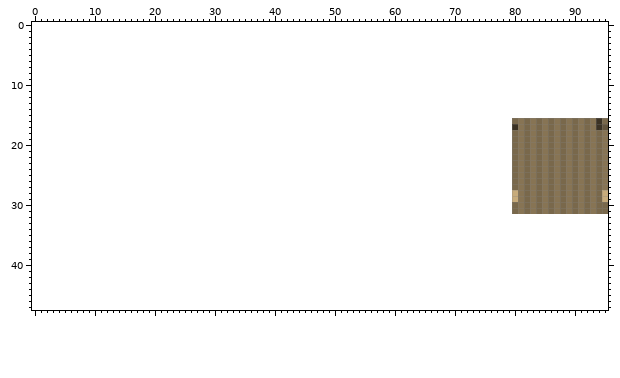
Two states of a sprite sheet, public/tiles/bridge/middle.png. That is the earlier state.
The file is 16x16 pixels. The old version is drawn lined up with the new one, on the new canvas.
The same view after the edit:
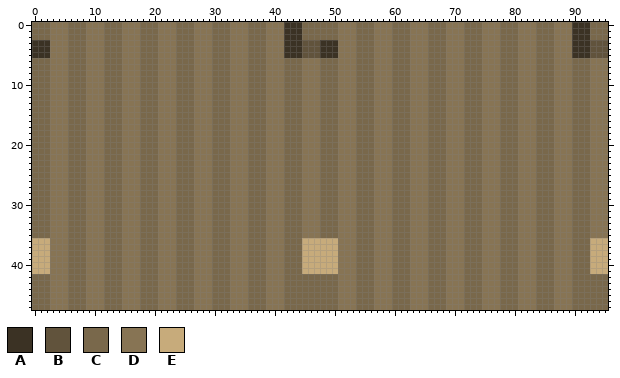
Palette (. is transparent): A #3b3224  B #61533c  C #79684b  D #877454  E #c7ab7b
Difference:
canvas 16x16 -> 96x48, the old top-left corner now at 80,16
Changed rows in their new state; - is an unchanged pixel.
first column x 0:
 0 CCCDDDCCCDDDCCCDDDCCCDDDCCCDDDCCCDDDCCCDDDAAACCCCCCDDDCCCDDDCCCDDDCCCDDDCCCDDDCCCDDDCCCDDDAAACCC
 1 CCCDDDCCCDDDCCCDDDCCCDDDCCCDDDCCCDDDCCCDDDAAACCCCCCDDDCCCDDDCCCDDDCCCDDDCCCDDDCCCDDDCCCDDDAAACCC
 2 CCCDDDCCCDDDCCCDDDCCCDDDCCCDDDCCCDDDCCCDDDAAACCCCCCDDDCCCDDDCCCDDDCCCDDDCCCDDDCCCDDDCCCDDDAAACCC
 3 AAADDDCCCDDDCCCDDDCCCDDDCCCDDDCCCDDDCCCDDDAAABBBAAADDDCCCDDDCCCDDDCCCDDDCCCDDDCCCDDDCCCDDDAAABBB
 4 AAADDDCCCDDDCCCDDDCCCDDDCCCDDDCCCDDDCCCDDDAAABBBAAADDDCCCDDDCCCDDDCCCDDDCCCDDDCCCDDDCCCDDDAAABBB
 5 AAADDDCCCDDDCCCDDDCCCDDDCCCDDDCCCDDDCCCDDDAAABBBAAADDDCCCDDDCCCDDDCCCDDDCCCDDDCCCDDDCCCDDDAAABBB
 6 CCCDDDCCCDDDCCCDDDCCCDDDCCCDDDCCCDDDCCCDDDCCCDDDCCCDDDCCCDDDCCCDDDCCCDDDCCCDDDCCCDDDCCCDDDCCCDDD
 7 CCCDDDCCCDDDCCCDDDCCCDDDCCCDDDCCCDDDCCCDDDCCCDDDCCCDDDCCCDDDCCCDDDCCCDDDCCCDDDCCCDDDCCCDDDCCCDDD
 8 CCCDDDCCCDDDCCCDDDCCCDDDCCCDDDCCCDDDCCCDDDCCCDDDCCCDDDCCCDDDCCCDDDCCCDDDCCCDDDCCCDDDCCCDDDCCCDDD
 9 CCCDDDCCCDDDCCCDDDCCCDDDCCCDDDCCCDDDCCCDDDCCCDDDCCCDDDCCCDDDCCCDDDCCCDDDCCCDDDCCCDDDCCCDDDCCCDDD
10 CCCDDDCCCDDDCCCDDDCCCDDDCCCDDDCCCDDDCCCDDDCCCDDDCCCDDDCCCDDDCCCDDDCCCDDDCCCDDDCCCDDDCCCDDDCCCDDD
11 CCCDDDCCCDDDCCCDDDCCCDDDCCCDDDCCCDDDCCCDDDCCCDDDCCCDDDCCCDDDCCCDDDCCCDDDCCCDDDCCCDDDCCCDDDCCCDDD
12 CCCDDDCCCDDDCCCDDDCCCDDDCCCDDDCCCDDDCCCDDDCCCDDDCCCDDDCCCDDDCCCDDDCCCDDDCCCDDDCCCDDDCCCDDDCCCDDD
13 CCCDDDCCCDDDCCCDDDCCCDDDCCCDDDCCCDDDCCCDDDCCCDDDCCCDDDCCCDDDCCCDDDCCCDDDCCCDDDCCCDDDCCCDDDCCCDDD
14 CCCDDDCCCDDDCCCDDDCCCDDDCCCDDDCCCDDDCCCDDDCCCDDDCCCDDDCCCDDDCCCDDDCCCDDDCCCDDDCCCDDDCCCDDDCCCDDD
15 CCCDDDCCCDDDCCCDDDCCCDDDCCCDDDCCCDDDCCCDDDCCCDDDCCCDDDCCCDDDCCCDDDCCCDDDCCCDDDCCCDDDCCCDDDCCCDDD
16 CCCDDDCCCDDDCCCDDDCCCDDDCCCDDDCCCDDDCCCDDDCCCDDDCCCDDDCCCDDDCCCDDDCCCDDDCCCDDDCC--D--C--D--C--DD
17 CCCDDDCCCDDDCCCDDDCCCDDDCCCDDDCCCDDDCCCDDDCCCDDDCCCDDDCCCDDDCCCDDDCCCDDDCCCDDDCCC-D--C--D--C--DD
18 CCCDDDCCCDDDCCCDDDCCCDDDCCCDDDCCCDDDCCCDDDCCCDDDCCCDDDCCCDDDCCCDDDCCCDDDCCCDDDCC--D--C--D--C--D-
19 CCCDDDCCCDDDCCCDDDCCCDDDCCCDDDCCCDDDCCCDDDCCCDDDCCCDDDCCCDDDCCCDDDCCCDDDCCCDDDCC--D--C--D--C--D-
20 CCCDDDCCCDDDCCCDDDCCCDDDCCCDDDCCCDDDCCCDDDCCCDDDCCCDDDCCCDDDCCCDDDCCCDDDCCCDDDCC--D--C--D--C--D-
21 CCCDDDCCCDDDCCCDDDCCCDDDCCCDDDCCCDDDCCCDDDCCCDDDCCCDDDCCCDDDCCCDDDCCCDDDCCCDDDCC--D--C--D--C--D-
22 CCCDDDCCCDDDCCCDDDCCCDDDCCCDDDCCCDDDCCCDDDCCCDDDCCCDDDCCCDDDCCCDDDCCCDDDCCCDDDCC--D--C--D--C--D-
23 CCCDDDCCCDDDCCCDDDCCCDDDCCCDDDCCCDDDCCCDDDCCCDDDCCCDDDCCCDDDCCCDDDCCCDDDCCCDDDCC--D--C--D--C--D-
24 CCCDDDCCCDDDCCCDDDCCCDDDCCCDDDCCCDDDCCCDDDCCCDDDCCCDDDCCCDDDCCCDDDCCCDDDCCCDDDCC--D--C--D--C--D-
25 CCCDDDCCCDDDCCCDDDCCCDDDCCCDDDCCCDDDCCCDDDCCCDDDCCCDDDCCCDDDCCCDDDCCCDDDCCCDDDCC--D--C--D--C--D-
26 CCCDDDCCCDDDCCCDDDCCCDDDCCCDDDCCCDDDCCCDDDCCCDDDCCCDDDCCCDDDCCCDDDCCCDDDCCCDDDCC--D--C--D--C--D-
27 CCCDDDCCCDDDCCCDDDCCCDDDCCCDDDCCCDDDCCCDDDCCCDDDCCCDDDCCCDDDCCCDDDCCCDDDCCCDDDCC--D--C--D--C--D-
28 CCCDDDCCCDDDCCCDDDCCCDDDCCCDDDCCCDDDCCCDDDCCCDDDCCCDDDCCCDDDCCCDDDCCCDDDCCCDDDCCC-D--C--D--C--DD
29 CCCDDDCCCDDDCCCDDDCCCDDDCCCDDDCCCDDDCCCDDDCCCDDDCCCDDDCCCDDDCCCDDDCCCDDDCCCDDDCCC-D--C--D--C--DD
30 CCCDDDCCCDDDCCCDDDCCCDDDCCCDDDCCCDDDCCCDDDCCCDDDCCCDDDCCCDDDCCCDDDCCCDDDCCCDDDCC--D--C--D--C--DD
31 CCCDDDCCCDDDCCCDDDCCCDDDCCCDDDCCCDDDCCCDDDCCCDDDCCCDDDCCCDDDCCCDDDCCCDDDCCCDDDCC--D--C--D--C--DD
32 CCCDDDCCCDDDCCCDDDCCCDDDCCCDDDCCCDDDCCCDDDCCCDDDCCCDDDCCCDDDCCCDDDCCCDDDCCCDDDCCCDDDCCCDDDCCCDDD
33 CCCDDDCCCDDDCCCDDDCCCDDDCCCDDDCCCDDDCCCDDDCCCDDDCCCDDDCCCDDDCCCDDDCCCDDDCCCDDDCCCDDDCCCDDDCCCDDD
34 CCCDDDCCCDDDCCCDDDCCCDDDCCCDDDCCCDDDCCCDDDCCCDDDCCCDDDCCCDDDCCCDDDCCCDDDCCCDDDCCCDDDCCCDDDCCCDDD
35 CCCDDDCCCDDDCCCDDDCCCDDDCCCDDDCCCDDDCCCDDDCCCDDDCCCDDDCCCDDDCCCDDDCCCDDDCCCDDDCCCDDDCCCDDDCCCDDD
36 EEEDDDCCCDDDCCCDDDCCCDDDCCCDDDCCCDDDCCCDDDCCCEEEEEEDDDCCCDDDCCCDDDCCCDDDCCCDDDCCCDDDCCCDDDCCCEEE
37 EEEDDDCCCDDDCCCDDDCCCDDDCCCDDDCCCDDDCCCDDDCCCEEEEEEDDDCCCDDDCCCDDDCCCDDDCCCDDDCCCDDDCCCDDDCCCEEE
38 EEEDDDCCCDDDCCCDDDCCCDDDCCCDDDCCCDDDCCCDDDCCCEEEEEEDDDCCCDDDCCCDDDCCCDDDCCCDDDCCCDDDCCCDDDCCCEEE
39 EEEDDDCCCDDDCCCDDDCCCDDDCCCDDDCCCDDDCCCDDDCCCEEEEEEDDDCCCDDDCCCDDDCCCDDDCCCDDDCCCDDDCCCDDDCCCEEE
40 EEEDDDCCCDDDCCCDDDCCCDDDCCCDDDCCCDDDCCCDDDCCCEEEEEEDDDCCCDDDCCCDDDCCCDDDCCCDDDCCCDDDCCCDDDCCCEEE
41 EEEDDDCCCDDDCCCDDDCCCDDDCCCDDDCCCDDDCCCDDDCCCEEEEEEDDDCCCDDDCCCDDDCCCDDDCCCDDDCCCDDDCCCDDDCCCEEE
42 CCCDDDCCCDDDCCCDDDCCCDDDCCCDDDCCCDDDCCCDDDCCCCCCCCCDDDCCCDDDCCCDDDCCCDDDCCCDDDCCCDDDCCCDDDCCCCCC
43 CCCDDDCCCDDDCCCDDDCCCDDDCCCDDDCCCDDDCCCDDDCCCCCCCCCDDDCCCDDDCCCDDDCCCDDDCCCDDDCCCDDDCCCDDDCCCCCC
44 CCCDDDCCCDDDCCCDDDCCCDDDCCCDDDCCCDDDCCCDDDCCCCCCCCCDDDCCCDDDCCCDDDCCCDDDCCCDDDCCCDDDCCCDDDCCCCCC
45 CCCDDDCCCDDDCCCDDDCCCDDDCCCDDDCCCDDDCCCDDDCCCCCCCCCDDDCCCDDDCCCDDDCCCDDDCCCDDDCCCDDDCCCDDDCCCCCC
46 CCCDDDCCCDDDCCCDDDCCCDDDCCCDDDCCCDDDCCCDDDCCCCCCCCCDDDCCCDDDCCCDDDCCCDDDCCCDDDCCCDDDCCCDDDCCCCCC
47 CCCDDDCCCDDDCCCDDDCCCDDDCCCDDDCCCDDDCCCDDDCCCCCCCCCDDDCCCDDDCCCDDDCCCDDDCCCDDDCCCDDDCCCDDDCCCCCC
Changed places in both pictures, as pixel boxes (x1, y1, x2, y2):
changed: (32, 22, 608, 310)
